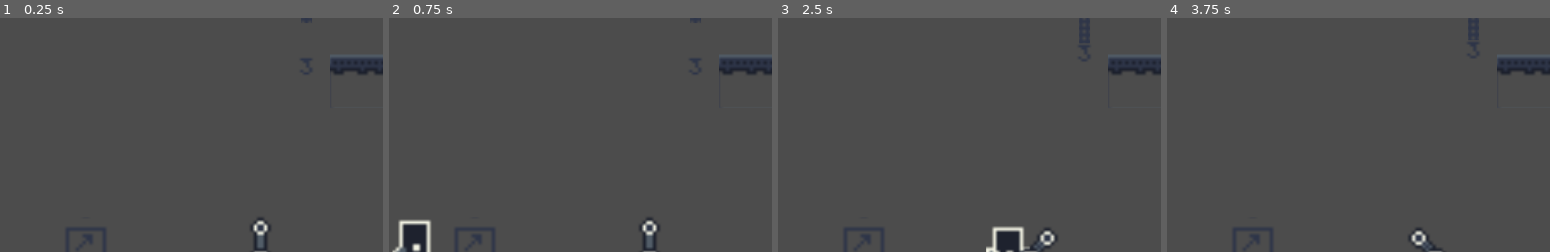
Above: before the commit, frames 1-4 (left to right).
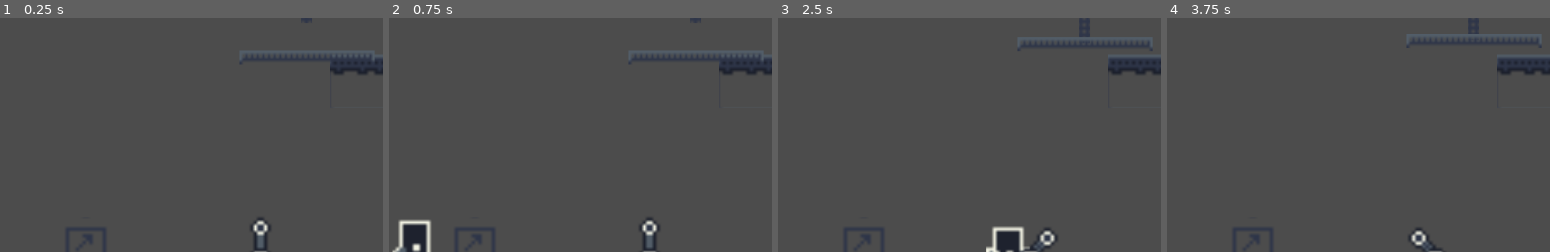
Above: after the commit, the same moments.

Repository: JuanG10/minion3
Game: Godot game, scene res://escenas/niveles/Tutorial_mecanicas_basicas.tscn
The game is run twice, just before and just after one commit, with the same random seed, the same clock (stepped at 60 frames per second) and the same inputs. The project has no main scene, so this scene is started directly.
Inputs:
- Up to frame 1 (0.25 s): no input
- Up to frame 2 (0.75 s): hold Right (ui_right) from 0.53 s (still down); tap X (bajar_cadena) at 0.6 s
- Up to frame 3 (2.5 s): tap Up (ui_up) at 0.77, 1.07, 1.52, 1.55, 1.82 s; tap Z (subir_cadena) at 0.8, 1.35 s; release Right (ui_right) at 2.03 s; hold Left (ui_left) from 2.03 s (still down); hold Up (ui_up) from 2.03 s (still down); tap X (bajar_cadena) at 2.3 s
- Up to frame 4 (3.75 s): release Left (ui_left) at 2.78 s; release Up (ui_up) at 2.78 s; hold Right (ui_right) from 2.78 s (still down); tap V (abrir_puerta) at 2.85 s; tap Up (ui_up) at 3.02, 3.32 s; tap Z (subir_cadena) at 3.05 s; hold Up (ui_up) from 3.53 s (still down); tap X (bajar_cadena) at 3.6 s
The pictures show only the part of the screen within x 7-57%, y 28-78%; the shares and areas given below are measured in that part.

The runs differ from the first frame. In frame 1, 0.5% of the frame differs, in the area x 62-98%, y 14-24%; in frame 2, 0.5%; in frame 3, 0.4%; in frame 4, 0.5%.

Commit message:
cambioDeGanchoPorPalanca

Diff:
--- a/escenas/objetos/CadenaYGancho.tscn
+++ b/escenas/objetos/CadenaYGancho.tscn
@@ -2,15 +2,15 @@
 
 [ext_resource path="res://escenas/objetos/Cadena.tscn" type="PackedScene" id=1]
 [ext_resource path="res://escenas/objetos/Gancho.tscn" type="PackedScene" id=2]
-[ext_resource path="res://scripts/gancho_area.gd" type="Script" id=3]
+[ext_resource path="res://sprites/plataforma_gancho.png" type="Texture" id=3]
 [ext_resource path="res://sprites/Caja.jpg" type="Texture" id=4]
 [ext_resource path="res://scripts/Gancho.gd" type="Script" id=5]
 
 [sub_resource type="RectangleShape2D" id=1]
-extents = Vector2( 5.75842, 4.43558 )
+extents = Vector2( 20.9434, 1.76563 )
 
 [node name="CadenaYGancho" type="Node2D"]
-position = Vector2( 64.892, -68.979 )
+position = Vector2( 61.1165, -105.79 )
 __meta__ = {
 "_edit_group_": true
 }
@@ -19,21 +19,19 @@
 position = Vector2( -1.53746, -13.2332 )
 
 [node name="Gancho" parent="." instance=ExtResource( 2 )]
-position = Vector2( -1.96745, -1.54761 )
-scale = Vector2( 0.870076, 0.696847 )
+position = Vector2( -1.65716, -4.34177 )
+scale = Vector2( 0.829816, 1.03055 )
+texture = ExtResource( 3 )
 script = ExtResource( 5 )
 
-[node name="gancho_area" type="Area2D" parent="Gancho"]
-position = Vector2( 2.26125, 2.22087 )
+[node name="KinematicBody2D" type="KinematicBody2D" parent="Gancho"]
+position = Vector2( 2.80367, 1.205 )
 scale = Vector2( 1.14932, 1.43504 )
-script = ExtResource( 3 )
 
-[node name="gancho_col" type="CollisionShape2D" parent="Gancho/gancho_area"]
-position = Vector2( -1.5749, -1.25993 )
+[node name="CollisionShape2D" type="CollisionShape2D" parent="Gancho/KinematicBody2D"]
+position = Vector2( -2.45562, -0.437607 )
 shape = SubResource( 1 )
 
 [node name="Base_Cadena" type="Sprite" parent="."]
 position = Vector2( -0.529724, -29.665 )
 texture = ExtResource( 4 )
-[connection signal="body_entered" from="Gancho/gancho_area" to="Gancho/gancho_area" method="_on_jugador_area_body_entered"]
-[connection signal="body_exited" from="Gancho/gancho_area" to="Gancho/gancho_area" method="_on_jugador_area_body_exited"]
--- a/scripts/Cadena.gd
+++ b/scripts/Cadena.gd
@@ -7,9 +7,9 @@
 
 var aceleracion = 0
 
-var bajar_cadena = 350
+var bajar_cadena = 425
 
-var subir_cadena = 350
+var subir_cadena = 425
 
 onready var jugador = get_parent().get_parent().get_node("Jugador")
 
@@ -19,13 +19,11 @@
 		subirBajar()
 		velocidad += 10
 		bajar_cadena -= 1
-		jugador.can_climb_up()
 	if subir_cadena > 0 && esta_subiendo:
 		subirBajar()
 		velocidad -= 10
 		bajar_cadena += 1
 		subir_cadena -= 1
-		jugador.can_climb_up()
 
 func activar():
 	region_rect = Rect2(0,0,region_rect.size.x, aceleracion)
--- a/scripts/Gancho.gd
+++ b/scripts/Gancho.gd
@@ -1,4 +1,4 @@
 extends Sprite
 
 func _physics_process(delta):
-	position.y = get_parent().get_child(0).region_rect.size.y - 10
+	position.y = get_parent().get_child(0).region_rect.size.y - 13
--- a/scripts/jugador.gd
+++ b/scripts/jugador.gd
@@ -4,6 +4,8 @@
 const speed = 100
 var velocity = Vector2()
 var can_climb = false
+
+var trepo = false
 
 # Obtención de otros Nodos.
 onready var player_spr = $character_col/character_spr
@@ -58,7 +60,3 @@
 		control_switch = false
 		main.change_control(position_in_main)
 		player_spr.play("idle")
-
-func can_climb_up():
-	if Input.is_action_pressed("ui_up") && can_climb:
-		position.y -= 1
Binary file added: sprites/plataforma_gancho.png
Not shown, added: sprites/plataforma_gancho.png.import
